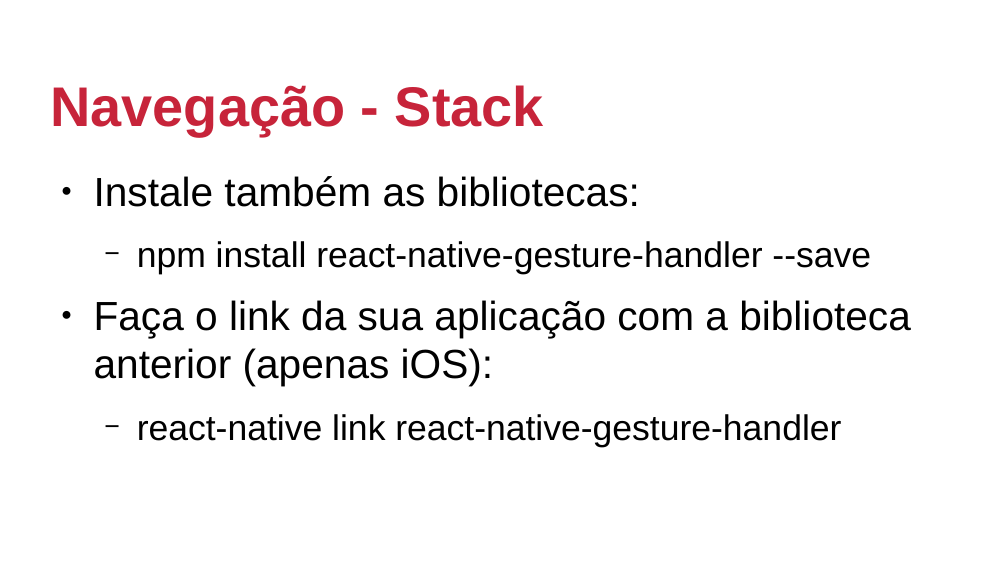
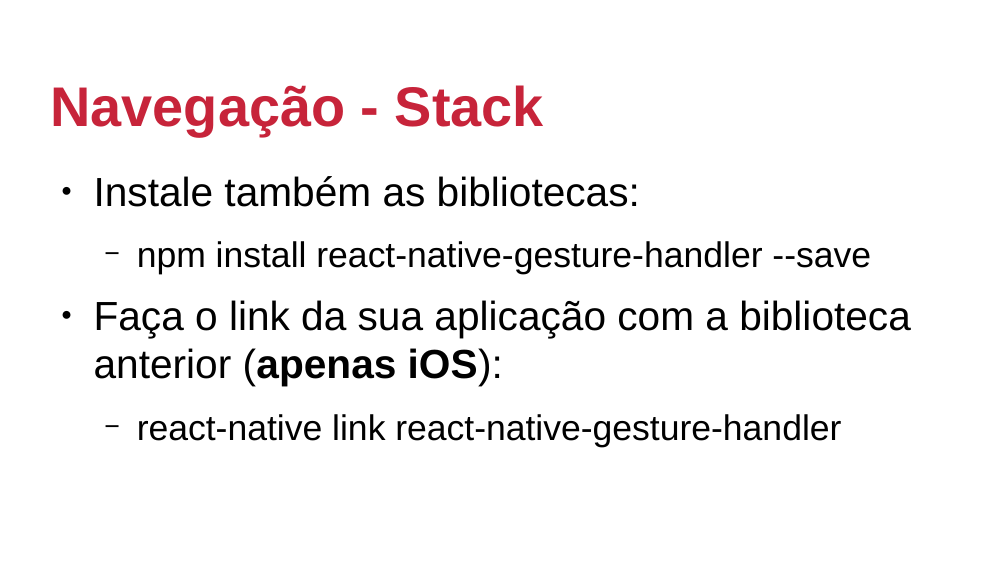
Before and after one commit to johnmagt/PIDM-2019_2, a slide deck: slide 7 of SLIDES/aula-navegacao.odp. Drawn at 1008x567 pixels with LibreOffice and Linux fonts; fonts in the diff are those of the drawing; background and template pictures are left out. Boxes give left, top, right and bottom in pixels: in the first picture for what was removed or moved away, otherwise in the second. Text is boxed around its words. In the diff, an @@ line names an element or a change of style, - is before the commit and + after.

```diff
--- a/SLIDES/aula-navegacao.odp
+++ b/SLIDES/aula-navegacao.odp
@@ text at (94, 300, 911, 386): bold on in "(apenas iOS):" @@
```
Also in this commit, not shown: 1 other file.
